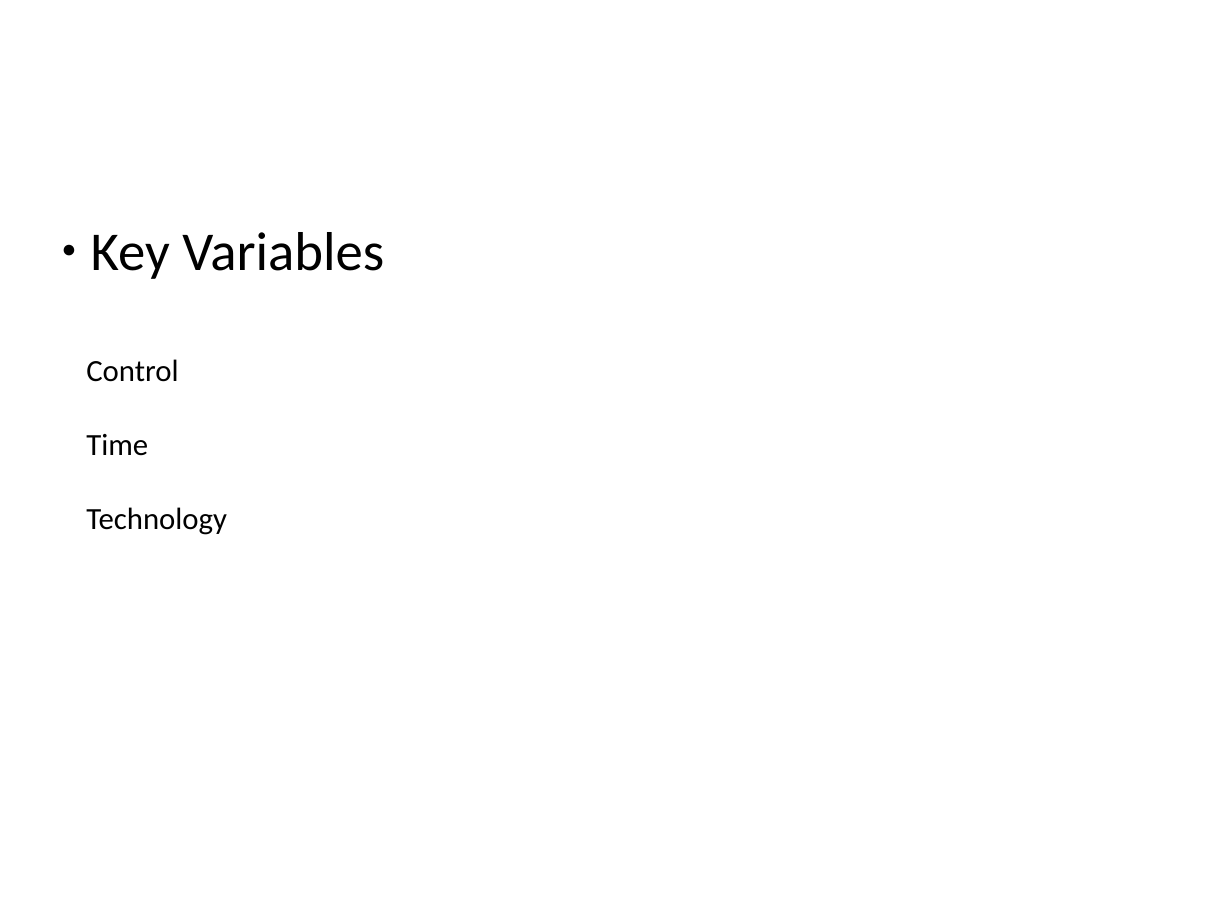
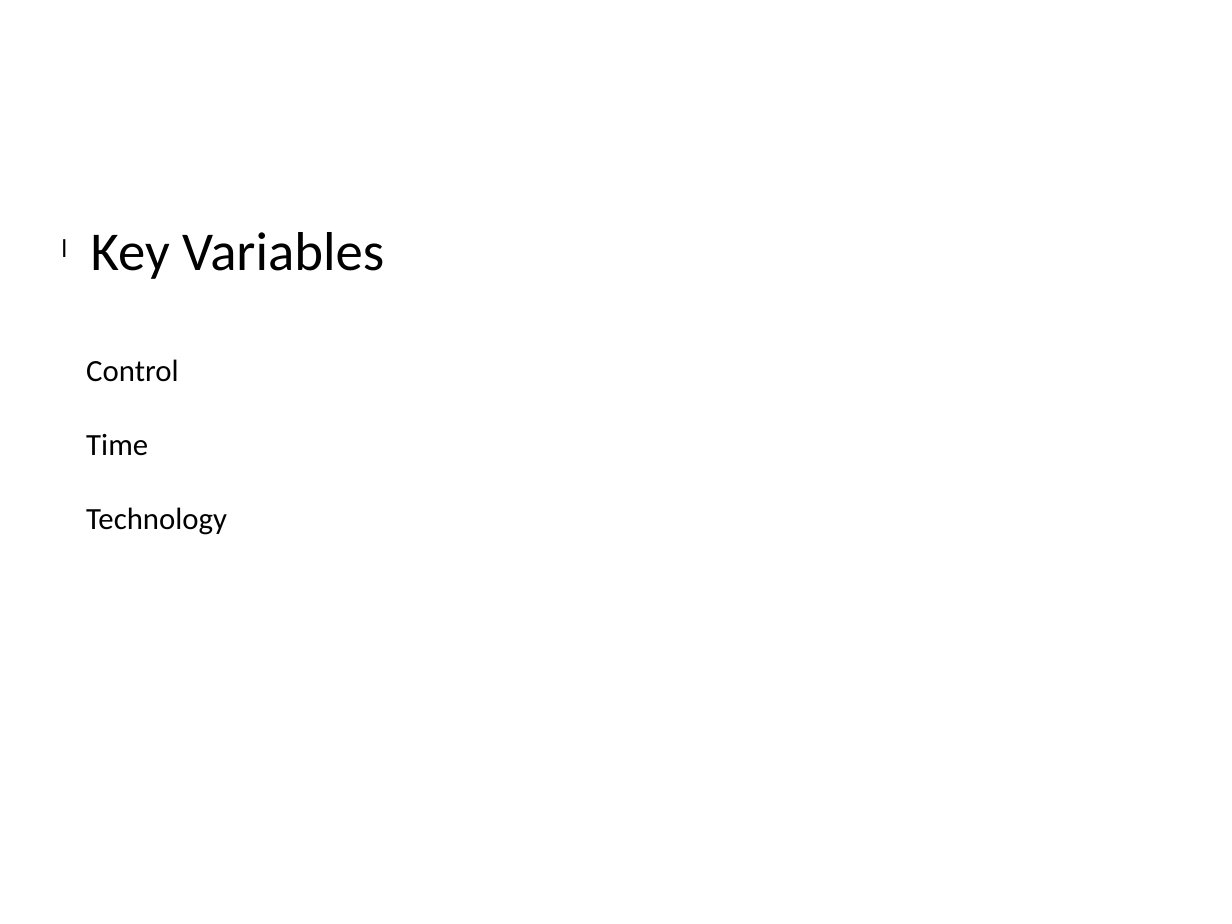
Before and after one commit to CodeTheCity/EMP, a slide deck: slide 4 of future/nhs-timeline.pptx. Drawn at 1232x924 pixels with LibreOffice and Linux fonts; fonts in the diff are those of the drawing. Boxes give left, top, right and bottom in pixels: in the first picture for what was removed or moved away, otherwise in the second. Text is boxed around its words. In the diff, an @@ line names an element or a change of style, - is before the commit and + after.

```diff
--- a/future/nhs-timeline.pptx
+++ b/future/nhs-timeline.pptx
@@ text "Key Variables" at (91, 232, 384, 279): bullet ● to l @@
```
Also in this commit, not shown: 3 other slides changed, 1 slide added.
